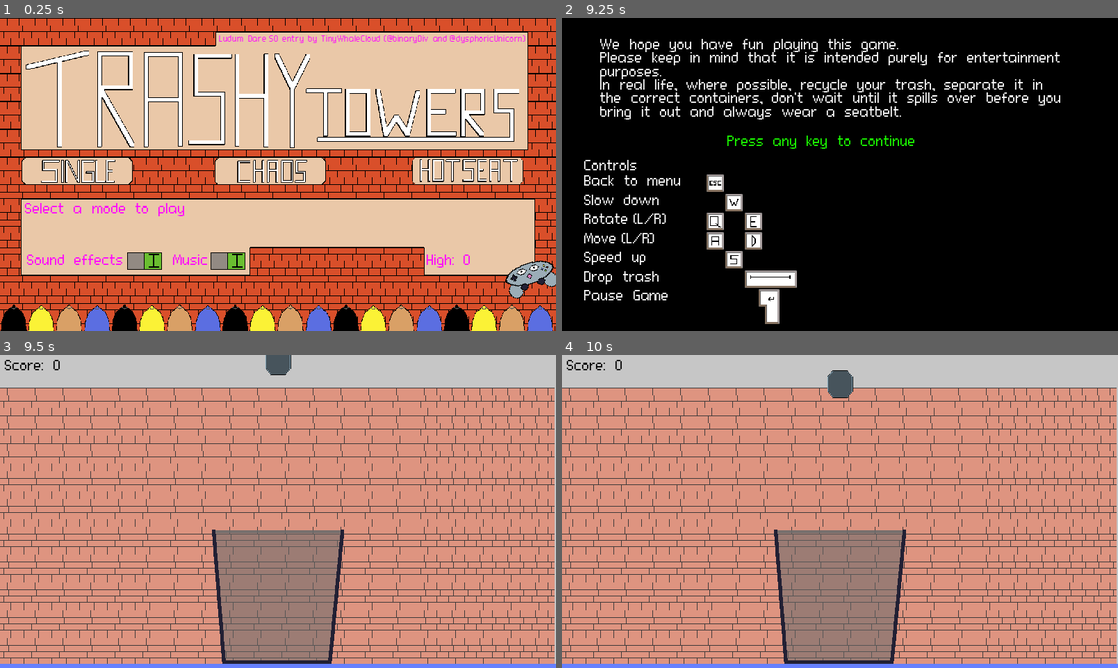
Above: before the commit, frames 1-4 (two rows, left to right).
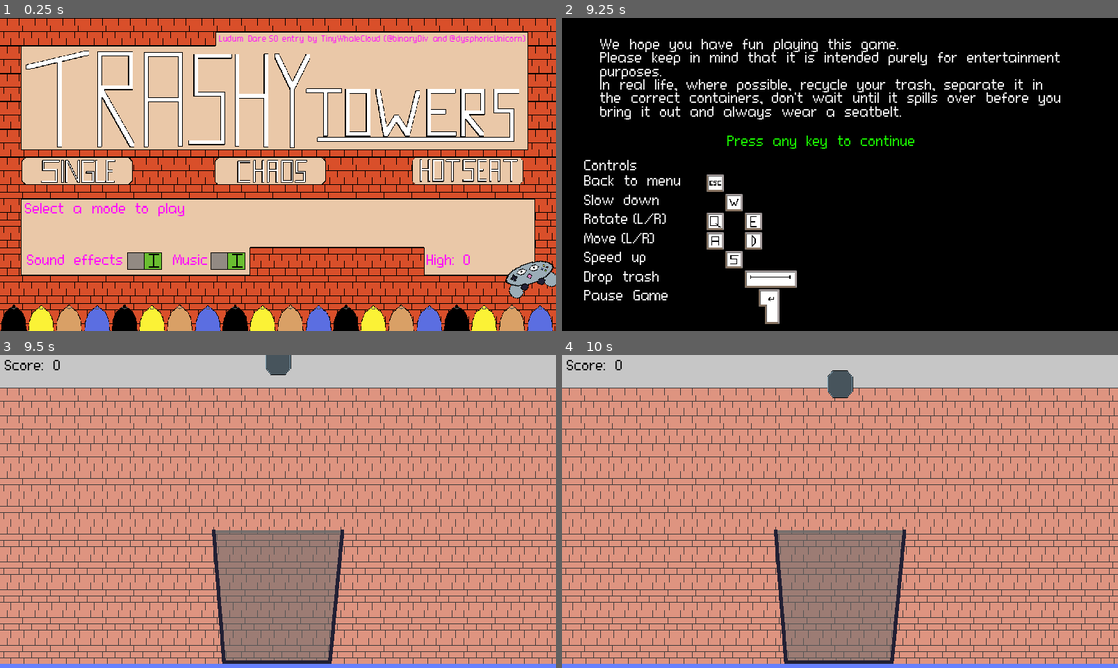
Above: after the commit, the same moments.

Repository: TinyWhaleCloud/ld50-trashytowers
Game: Godot game, scene res://screens/title_screen/TitleScreen.tscn
The game is run twice, just before and just after one commit, with the same random seed, the same clock (stepped at 60 frames per second) and the same inputs. The engine's default icon, where the game draws it, is replaced by a stand-in: a white triangle on a blue panel in a dark square. Sound files missing from this copy of the repository are replaced by a short silence.
Inputs (mouse positions are in pixels of both pictures, inside the frame that each line leads up to):
- Up to frame 1 (0.25 s): no input
- Up to frame 2 (9.25 s): click (639, 171) at 0.5 s; click (639, 171) at 1.25 s; click (834, 171) at 2 s; click (1029, 171) at 2.75 s; click (834, 171) at 3.5 s; click (1029, 171) at 4.25 s; click (639, 171) at 5 s; click (834, 171) at 5.75 s; click (1029, 171) at 6.5 s; click "Sound effects" at 7.25 s; click "Music" at 8 s; tap Enter (pause_game) at 8.75 s
- Up to frame 3 (9.5 s): no input
- Up to frame 4 (10 s): no input

Frames 1-2 are identical in both runs. In frame 3, 2.9% of the frame differs, in the area x 1-100%, y 10-99%; in frame 4, 2.9%.

Commit message:
Fix wall being a bit too small

Diff:
--- a/src/screens/main_game/MainGame.tscn
+++ b/src/screens/main_game/MainGame.tscn
@@ -21,7 +21,7 @@
 
 [node name="BrickWall" type="TextureRect" parent="."]
 margin_top = 75.0
-margin_right = 1276.0
+margin_right = 1280.0
 margin_bottom = 711.0
 texture = ExtResource( 9 )
 stretch_mode = 2
